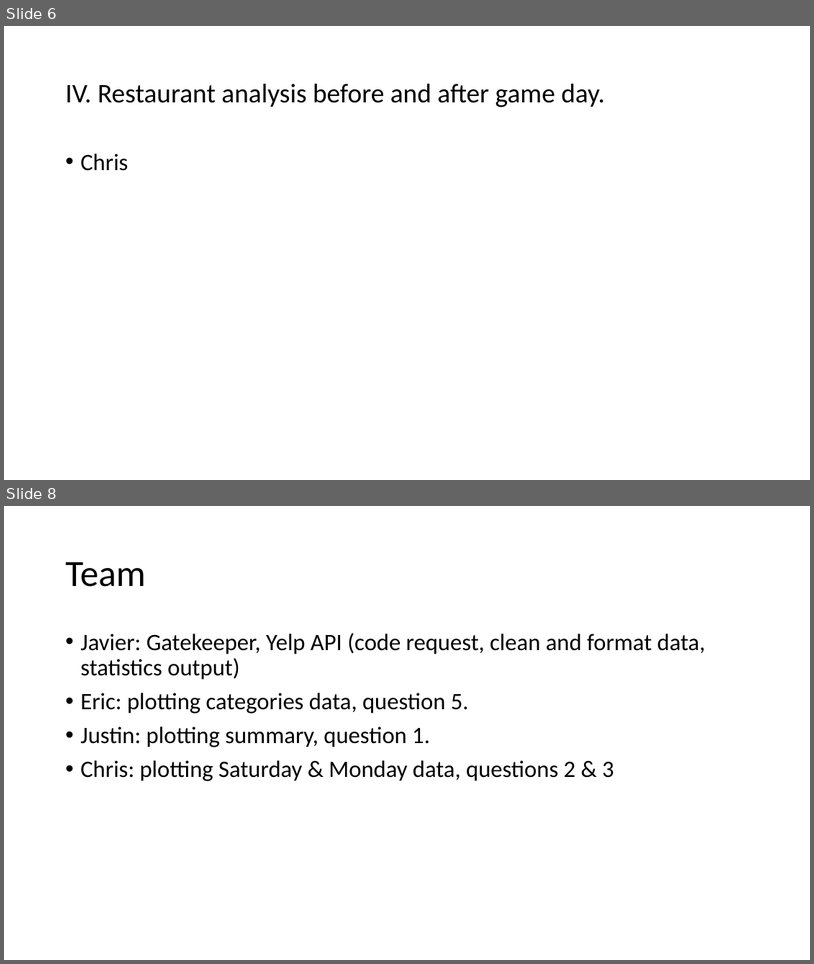
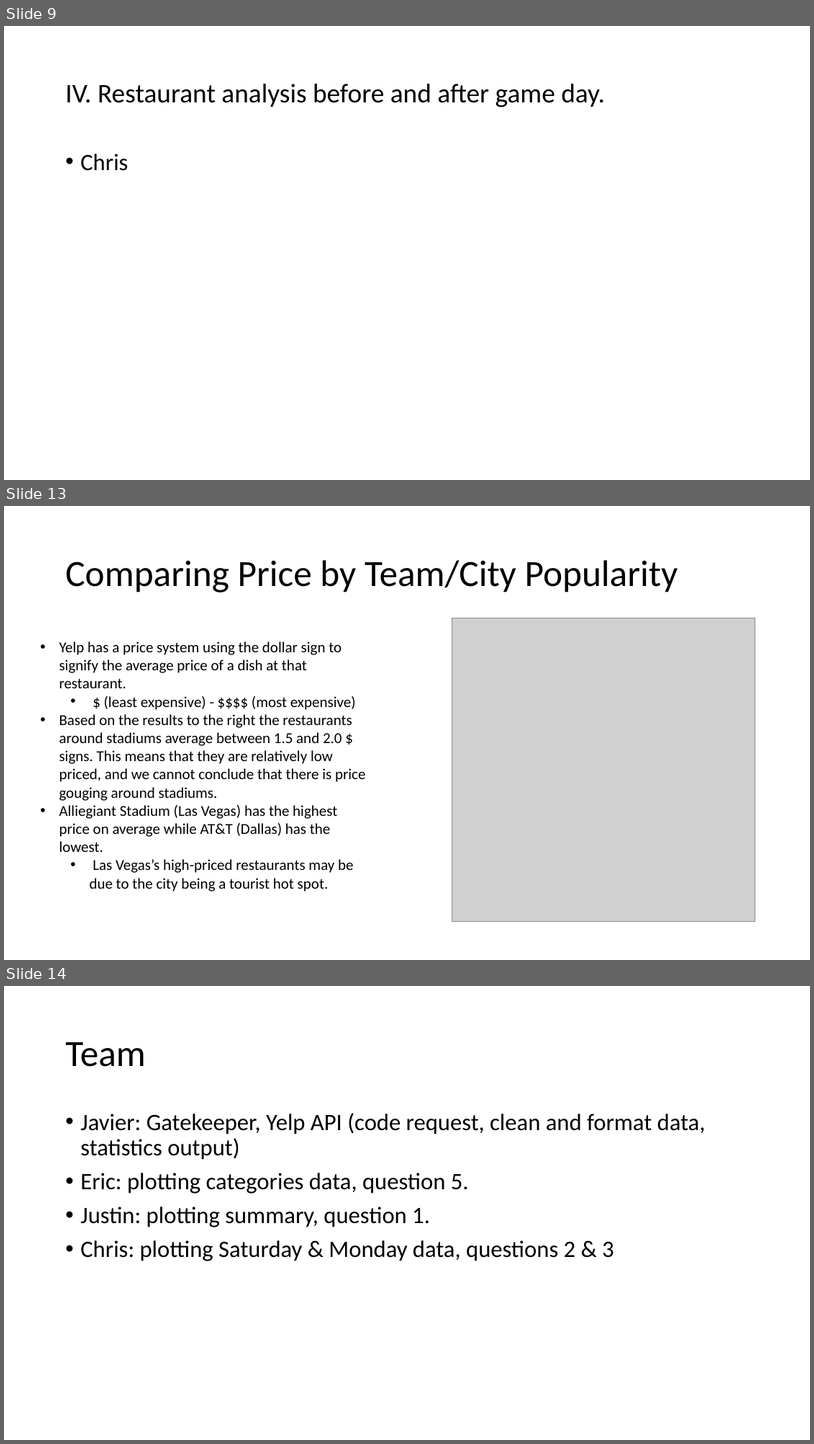
Before and after one commit to jjying89/Yelp-Restaurants-Analysis, a slide deck: Presentation/Team_4-Restaurant_Density_Analysis..pptx. Shown one above the other, each under a label of ours: slides 6 and 8 before the commit, slides 9, 13 and 14 after it; the slides between them are not shown. The pictures are 814x964 and 814x1444 pixels, drawn with LibreOffice and Linux fonts; fonts in the diff are those of the drawing; grey boxes stand for pictures. Boxes give left, top, right and bottom in pixels: in the first picture for what was removed or moved away, otherwise in the second. Text is boxed around its words. In the diff, an @@ line names an element or a change of style, - is before the commit and + after.

```diff
--- a/Presentation/Team_4-Restaurant_Density_Analysis..pptx
+++ b/Presentation/Team_4-Restaurant_Density_Analysis..pptx
@@ slide 13 added at box(4, 506, 810, 960), background #FFFFFF @@
@@ title added at box(65, 560, 679, 592), 44 pt, text #000000 @@
+Comparing Price by Team/City Popularity
@@ picture added at box(453, 618, 756, 921) @@
@@ text added at box(59, 641, 365, 891), 18 pt, text #000000 @@
+• Yelp has a price system using the dollar sign to signify the average price of a dish at that restaurant.
+  • $ (least expensive) - $$$$ (most expensive)
+• Based on the results to the right the restaurants around stadiums average between 1.5 and 2.0 $ signs. This means that they are relatively low priced, and we cannot conclude that there is price gouging around stadiums.
+• Alliegiant Stadium (Las Vegas) has the highest price on average while AT&T (Dallas) has the lowest.
+  • Las Vegas’s high-priced restaurants may be due to the city being a tourist hot spot.
@@ what was slide 6 is now slide 9 @@
@@ what was slide 8 is now slide 14 @@
```
Also in this commit, not shown: 2 slides changed, 6 other slides added, 1 slide removed, 1 other file.
